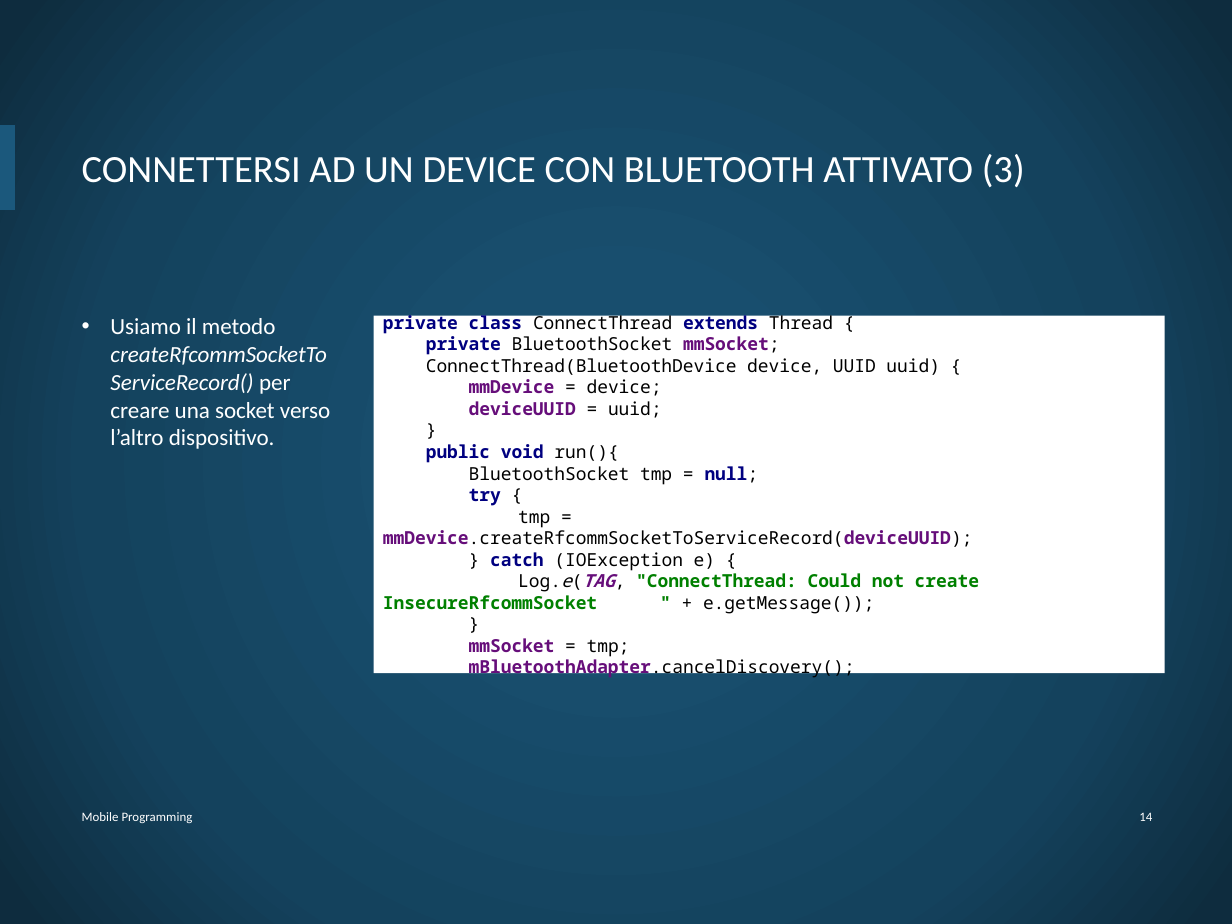
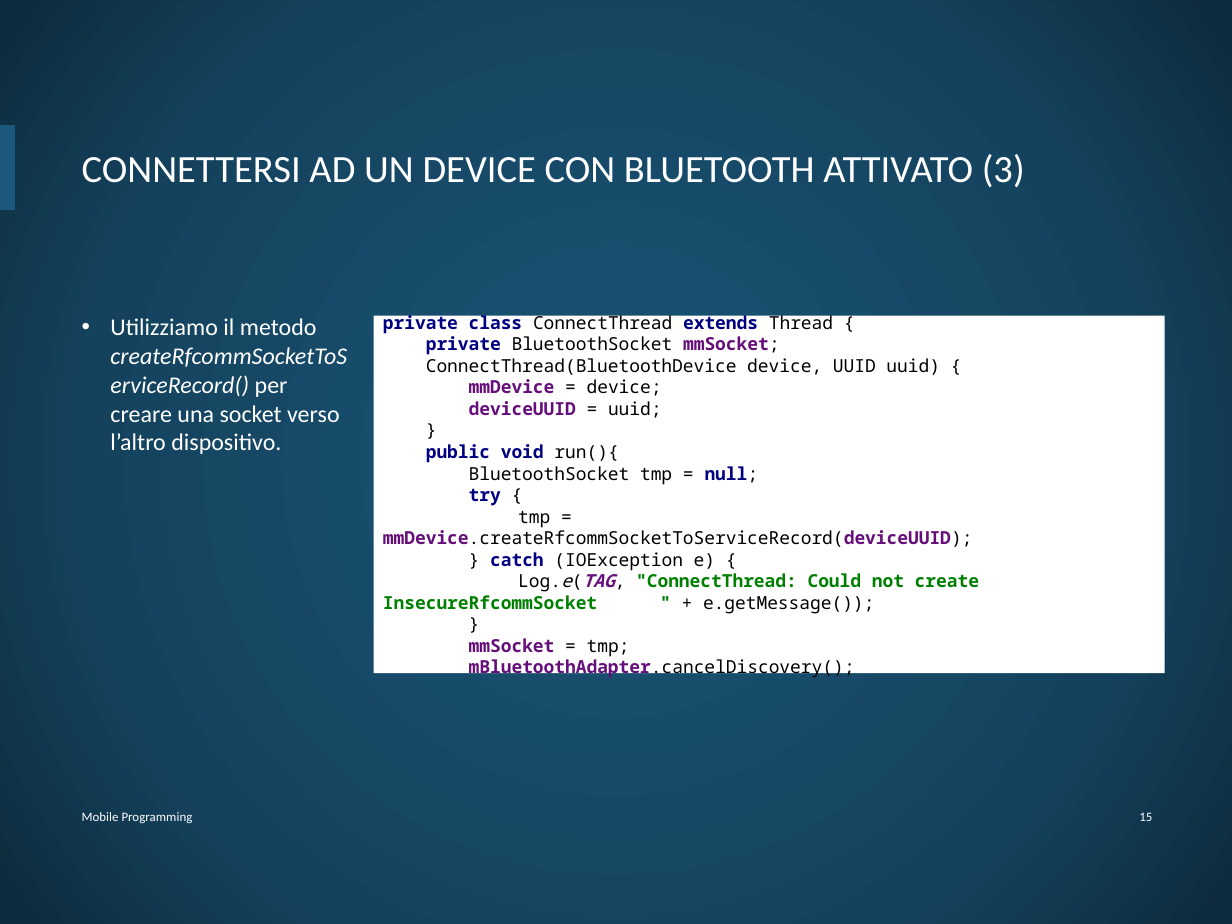
Before and after one commit to DiBattistaMattia/esoneroMP, a slide deck: slide 16 of esoneroMP.pptx (slide 15 before the commit). Drawn at 1232x924 pixels with LibreOffice and Linux fonts; fonts in the diff are those of the drawing; background and template pictures are left out. Boxes give left, top, right and bottom in pixels: in the first picture for what was removed or moved away, otherwise in the second. Text is boxed around its words. In the diff, an @@ line names an element or a change of style, - is before the commit and + after.

```diff
--- a/esoneroMP.pptx
+++ b/esoneroMP.pptx
@@ text at (110, 318, 340, 454): text changed; size 13.5 to 14 pt @@
-• Usiamo il metodo createRfcommSocketToServiceRecord() per creare una socket verso l’altro dispositivo.
+• Utilizziamo il metodo createRfcommSocketToServiceRecord() per creare una socket verso l’altro dispositivo.
@@ page number at (1139, 812, 1152, 821): text changed @@
-14
+15
```
Also in this commit, not shown: 19 other slides changed, 1 slide added.
